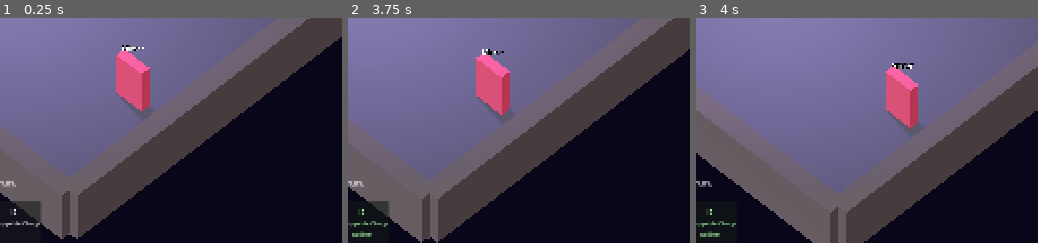
Above: before the commit, frames 1-3 (left to right).
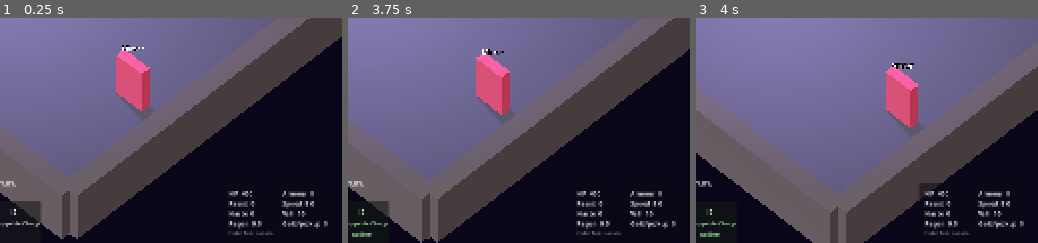
Above: after the commit, the same moments.

Repository: Ahadwen/Escape-v2
Game: Godot game, scene res://world/nexus/nexus.tscn
Two runs of this game, one before a commit and one after it. Both use one fixed random seed, a clock stepped at 60 frames per second and the inputs below.
Inputs (mouse positions are % of the whole screen's width and height, from its top left):
- Up to frame 1 (0.25 s): no input
- Up to frame 2 (3.75 s): tap Enter at 0.5 s; move the mouse to (67, 45) at 0.52 s; tap Tab (show_stats, bound only after the commit) at 0.6, 2.3 s; click (67, 45) at 0.67 s; click (67, 45) at 1.25 s; drag from (18, 55) to (36, 70) at 1.27 s; click (36, 70) at 2 s; move the mouse to (53, 28) at 2.02 s; tap W (ability_2) at 2.1 s; click (53, 28) at 2.17 s; click (53, 28) at 2.75 s; drag from (36, 70) to (6, 35) at 2.77 s; click (6, 35) at 3.5 s; move the mouse to (77, 65) at 3.52 s; tap R (ability_4) at 3.6 s; click (77, 65) at 3.67 s
- Up to frame 3 (4 s): tap Tab (show_stats, bound only after the commit) at 3.8 s
The pictures show only the part of the screen within x 50-100%, y 48-98%; the shares and areas given below are measured in that part.

The runs differ from the first frame. In frame 1, 1.5% of the frame differs, in the area x 66-96%, y 76-97%; in frame 2, 1.5%; in frame 3, 1.7%, in the area x 65-96%, y 73-97%.

Commit message:
Stats: corner grid always on, hold Tab for a detailed overlay
A small grid in the bottom-right shows HP, armour, resist, speed, haste,
Will, regen and gold per pickup. Holding Tab (gamepad Back) shows a
detailed overlay, also while paused and above everything: every stat and
what it is, HP, gold, cooldown multiplier, plus context from the scene
(level: level, time, threat and rate, danger, hunters/Shamblers on the
field, zone, Mirror choices, seed; safehouse and Nexus their own lines).
Tab is excluded from the inputs that unpause.

Co-Authored-By: Claude Opus 5.5 <noreply@anthropic.com>
Claude-Session: https://claude.ai/code/session_01MK2ViG6yW215fERvVJH3QP

Diff:
--- a/core/pause_controller.gd
+++ b/core/pause_controller.gd
@@ -14,6 +14,7 @@
 ## Actions that never count as "resume playing" input.
 const NON_GAMEPLAY_ACTIONS: Array[StringName] = [
 	InputActions.PAUSE,
+	InputActions.SHOW_STATS,
 	InputActions.DEBUG_CYCLE_SCHEME,
 	InputActions.DEBUG_SPAWN_ENEMY,
 	InputActions.DEBUG_GIVE_LOOT,
--- a/director/threat_director.gd
+++ b/director/threat_director.gd
@@ -82,6 +82,20 @@
 	var guess: Vector3 = player.global_position + Vector3(cos(angle), 0.0, sin(angle)) * 12.0
 	_spawn(entry, GroundNav.closest_point(map, guess))
 	print("Debug spawn: %s" % entry.enemy.display_name)
+
+
+## Hunters currently on the field (not the ambient Shamblers).
+func hunter_count() -> int:
+	return _alive_count()
+
+
+## Ambient enemies (Shamblers) currently around.
+func ambient_count() -> int:
+	var count: int = 0
+	for enemy: Enemy in _ambient:
+		if is_instance_valid(enemy):
+			count += 1
+	return count
 
 
 func alive_cost() -> float:
--- a/input/input_actions.gd
+++ b/input/input_actions.gd
@@ -33,6 +33,8 @@
 
 const INTERACT: StringName = &"interact"
 const PAUSE: StringName = &"pause"
+## Hold to see your stats and the run's details (works while paused).
+const SHOW_STATS: StringName = &"show_stats"
 
 # Aces. PC: keys 1-4 use ace stack 1-4 (in slot order).
 const USE_ACE_1: StringName = &"use_ace_1"
@@ -79,6 +81,7 @@
 	ABILITY_4,
 	INTERACT,
 	PAUSE,
+	SHOW_STATS,
 	USE_ACE_1,
 	USE_ACE_2,
 	USE_ACE_3,
--- a/project.godot
+++ b/project.godot
@@ -119,6 +119,12 @@
 Object(InputEventJoypadButton,"resource_local_to_scene":false,"resource_name":"","device":-1,"button_index":0,"pressure":0.0,"pressed":true,"script":null)
 ]
 }
+show_stats={
+"deadzone": 0.5,
+"events": [Object(InputEventKey,"resource_local_to_scene":false,"resource_name":"","device":-1,"window_id":0,"alt_pressed":false,"shift_pressed":false,"ctrl_pressed":false,"meta_pressed":false,"pressed":false,"keycode":0,"physical_keycode":4194306,"key_label":0,"unicode":0,"location":0,"echo":false,"script":null),
+Object(InputEventJoypadButton,"resource_local_to_scene":false,"resource_name":"","device":-1,"button_index":4,"pressure":0.0,"pressed":true,"script":null)
+]
+}
 pause={
 "deadzone": 0.5,
 "events": [Object(InputEventKey,"resource_local_to_scene":false,"resource_name":"","device":-1,"window_id":0,"alt_press …(196 unchanged characters)…
--- a/tests/unit/stats/test_new_stats.gd
+++ b/tests/unit/stats/test_new_stats.gd
@@ -56,6 +56,11 @@
 	alt.physical_keycode = KEY_ALT
 	alt.pressed = true
 	assert_false(PauseControllerScript.is_gameplay_press(alt), "Alt doesn't unpause")
+	var tab: InputEventKey = InputEventKey.new()
+	tab.physical_keycode = KEY_TAB
+	tab.pressed = true
+	assert_true(tab.is_action(InputActions.SHOW_STATS), "Tab shows stats")
+	assert_false(PauseControllerScript.is_gameplay_press(tab), "Tab doesn't unpause")
 	var motion: InputEventMouseMotion = InputEventMouseMotion.new()
 	assert_false(PauseControllerScript.is_gameplay_press(motion))
 	var stick: InputEventJoypadMotion = InputEventJoypadMotion.new()
--- /dev/null
+++ b/ui/hud/stats_hud.gd
@@ -0,0 +1,178 @@
+class_name StatsHud
+extends Control
+## Your stats at a glance in the bottom-right corner, and, while the
+## show-stats action is held (Tab / Back), a detailed overlay: every stat and
+## what it does, plus the run's context (time, threat, level, zone...) from
+## `context_source`. Works while paused; holding it never unpauses.
+
+const GRID_STATS: Array[StringName] = [
+	StatIds.MAX_HP,
+	StatIds.ARMOUR,
+	StatIds.ELEMENTAL_RESIST,
+	StatIds.MOVE_SPEED,
+	StatIds.ABILITY_HASTE,
+	StatIds.WILL,
+	StatIds.HP_REGEN,
+	StatIds.GOLD_PER_PICKUP,
+]
+const GRID_SHORT_NAMES: Dictionary[StringName, String] = {
+	StatIds.MAX_HP: "HP",
+	StatIds.ARMOUR: "Armour",
+	StatIds.ELEMENTAL_RESIST: "Resist",
+	StatIds.MOVE_SPEED: "Speed",
+	StatIds.ABILITY_HASTE: "Haste",
+	StatIds.WILL: "Will",
+	StatIds.HP_REGEN: "Regen",
+	StatIds.GOLD_PER_PICKUP: "Gold/pickup",
+}
+const REFRESH_INTERVAL: float = 0.25
+## The detailed overlay draws above everything (pause text, menus).
+const OVERLAY_LAYER: int = 50
+
+@export var player: Player
+## Optional. A node with `stats_context() -> PackedStringArray` (the level,
+## safehouse or Nexus), whose lines head the detailed overlay.
+@export var context_source: Node
+
+var _grid_labels: Array[Label] = []
+var _overlay: PanelContainer
+var _run_text: Label
+var _stats_text: Label
+var _refresh: float = 0.0
+
+
+func _ready() -> void:
+	process_mode = Node.PROCESS_MODE_ALWAYS
+	mouse_filter = Control.MOUSE_FILTER_IGNORE
+	set_anchors_and_offsets_preset(Control.PRESET_FULL_RECT)
+	_build_grid()
+	_build_overlay()
+
+
+func _process(delta: float) -> void:
+	if player == null or not is_instance_valid(player):
+		return
+	var held: bool = Input.is_action_pressed(InputActions.SHOW_STATS)
+	if held != _overlay.visible:
+		_overlay.visible = held
+		_refresh = 0.0
+	_refresh -= delta
+	if _refresh > 0.0:
+		return
+	_refresh = REFRESH_INTERVAL
+	_update_grid()
+	if _overlay.visible:
+		_update_overlay()
+
+
+## Text for one stat's value ("8.0", "25").
+static func format_value(stat: StringName, value: float) -> String:
+	if stat == StatIds.MOVE_SPEED or stat == StatIds.HP_REGEN:
+		return "%.1f" % value
+	if stat == StatIds.ABILITY_DURATION:
+		return "+%d%%" % roundi(value * 100.0)
+	return str(roundi(value))
+
+
+## The Mirror options brought on this run, as one line.
+static func mirror_line() -> String:
+	var names: PackedStringArray = PackedStringArray()
+	for option: MirrorOption in MetaProgress.chosen_options():
+		names.append(option.display_name)
+	return "Mirror  %s" % (", ".join(names) if not names.is_empty() else "nothing")
+
+
+func _value(stat: StringName) -> float:
+	return player.stats.get_value(stat) if player.stats.block.has_base(stat) else 0.0
+
+
+func _build_grid() -> void:
+	var panel: PanelContainer = PanelContainer.new()
+	panel.mouse_filter = Control.MOUSE_FILTER_IGNORE
+	panel.set_anchors_and_offsets_preset(Control.PRESET_BOTTOM_RIGHT)
+	panel.grow_horizontal = Control.GROW_DIRECTION_BEGIN
+	panel.grow_vertical = Control.GROW_DIRECTION_BEGIN
+	panel.position -= Vector2(16, 16)
+	panel.add_theme_stylebox_override("panel", _panel_style(0.55))
+	add_child(panel)
+	var grid: GridContainer = GridContainer.new()
+	grid.columns = 2
+	grid.add_theme_constant_override("h_separation", 18)
+	grid.add_theme_constant_override("v_separation", 2)
+	panel.add_child(grid)
+	for stat: StringName in GRID_STATS:
+		var label: Label = Label.new()
+		label.add_theme_font_size_override("font_size", 13)
+		grid.add_child(label)
+		_grid_labels.append(label)
+	var hint: Label = Label.new()
+	hint.text = "Hold Tab: details"
+	hint.add_theme_font_size_override("font_size", 11)
+	hint.modulate = Color(1, 1, 1, 0.55)
+	grid.add_child(hint)
+
+
+func _update_grid() -> void:
+	for i: int in GRID_STATS.size():
+		var stat: StringName = GRID_STATS[i]
+		_grid_labels[i].text = "%s  %s" % [GRID_SHORT_NAMES[stat], format_value(stat, _value(stat))]
+
+
+func _build_overlay() -> void:
+	_overlay = PanelContainer.new()
+	_overlay.visible = false
+	_overlay.mouse_filter = Control.MOUSE_FILTER_IGNORE
+	_overlay.set_anchors_and_offsets_preset(Control.PRESET_CENTER)
+	_overlay.grow_horizontal = Control.GROW_DIRECTION_BOTH
+	_overlay.grow_vertical = Control.GROW_DIRECTION_BOTH
+	_overlay.add_theme_stylebox_override("panel", _panel_style(0.94))
+	var layer: CanvasLayer = CanvasLayer.new()
+	layer.layer = OVERLAY_LAYER
+	add_child(layer)
+	var full: Control = Control.new()
+	full.mouse_filter = Control.MOUSE_FILTER_IGNORE
+	full.set_anchors_and_offsets_preset(Control.PRESET_FULL_RECT)
+	layer.add_child(full)
+	full.add_child(_overlay)
+	var columns: HBoxContainer = HBoxContainer.new()
+	columns.add_theme_constant_override("separation", 40)
+	_overlay.add_child(columns)
+	_run_text = _overlay_label(columns)
+	_stats_text = _overlay_label(columns)
+
+
+func _overlay_label(parent: Control) -> Label:
+	var label: Label = Label.new()
+	label.add_theme_font_size_override("font_size", 16)
+	label.custom_minimum_size = Vector2(360, 0)
+	parent.add_child(label)
+	return label
+
+
+func _update_overlay() -> void:
+	var run: PackedStringArray = PackedStringArray()
+	if context_source != null and context_source.has_method(&"stats_context"):
+		run = context_source.call(&"stats_context")
+	var hp: String = (
+		"%d / %d" % [roundi(player.health.pool.current), roundi(player.health.pool.maximum)]
+	)
+	run.append("")
+	run.append("HP  %s" % hp)
+	run.append("Gold  %d" % player.wallet.gold)
+	run.append("Cooldowns  x%.2f" % StatIds.haste_multiplier(_value(StatIds.ABILITY_HASTE)))
+	_run_text.text = "\n".join(run)
+	var lines: PackedStringArray = PackedStringArray(["Stats", ""])
+	for stat: StringName in StatIds.DISPLAY_NAMES:
+		var value: float = _value(stat)
+		if value == 0.0 and not stat in GRID_STATS:
+			continue
+		lines.append("%s  %s" % [format_value(stat, value), StatIds.DISPLAY_NAMES[stat]])
+	_stats_text.text = "\n".join(lines)
+
+
+func _panel_style(alpha: float) -> StyleBoxFlat:
+	var style: StyleBoxFlat = StyleBoxFlat.new()
+	style.bg_color = Color(0.04, 0.04, 0.08, alpha)
+	style.set_corner_radius_all(6)
+	style.set_content_margin_all(12)
+	return style
--- a/world/levels/level.gd
+++ b/world/levels/level.gd
@@ -226,3 +226,27 @@
 		var slot: int = _player.cards.first_empty_slot()
 		if card != null and slot != -1:
 			_player.cards.set_stack(slot, CardStack.new(card))
+
+
+## Run details for the stats overlay (hold Tab).
+func stats_context() -> PackedStringArray:
+	var profile: ThreatProfile = _director.profile
+	var threat: float = _director.threat
+	var lines: PackedStringArray = PackedStringArray()
+	lines.append("Level %d of %d" % [RunState.level_index + 1, RunState.LEVEL_COUNT])
+	lines.append("Time  %s" % RunInfo.format_time(_director.elapsed))
+	lines.append("Threat  %.1f  (+%.2f a minute)" % [threat, profile.level_threat_per_minute()])
+	lines.append(
+		(
+			"Danger  damage x%.2f, speed x%.2f"
+			% [profile.damage_multiplier_for(threat), profile.speed_multiplier_for(threat)]
+		)
+	)
+	lines.append(
+		"Hunters  %d  (+%d Shamblers)" % [_director.hunter_count(), _director.ambient_count()]
+	)
+	if theme != null and theme.zone != null:
+		lines.append("Zone  %s (%d%%)" % [theme.zone.display_name, roundi(theme.intensity * 100.0)])
+	lines.append(StatsHud.mirror_line())
+	lines.append("Seed  %d" % RunState.run_seed)
+	return lines
--- a/world/levels/level.tscn
+++ b/world/levels/level.tscn
@@ -32,6 +32,7 @@
 [ext_resource type="Script" path="res://ui/hud/interact_prompt.gd" id="29_prompt"]
 [ext_resource type="Script" path="res://ui/debug/debug_card_picker.gd" id="30_picker"]
 [ext_resource type="Script" path="res://world/hazards/hazard_spawner.gd" id="31_hazards"]
+[ext_resource type="Script" path="res://ui/hud/stats_hud.gd" id="90_stats_hud"]
 
 [sub_resource type="Environment" id="Environment_level"]
 background_mode = 1
@@ -109,6 +110,19 @@
 aim_origin = NodePath("../Player")
 
 [node name="HUD" type="CanvasLayer" parent="."]
+
+
+[node name="StatsHud" type="Control" parent="HUD" node_paths=PackedStringArray("player", "context_source")]
+layout_mode = 3
+anchors_preset = 15
+anchor_right = 1.0
+anchor_bottom = 1.0
+grow_horizontal = 2
+grow_vertical = 2
+mouse_filter = 2
+script = ExtResource("90_stats_hud")
+player = NodePath("../../Player")
+context_source = NodePath("../..")
 
 [node name="PoiIndicators" type="Control" parent="HUD"]
 layout_mode = 3
--- a/world/nexus/nexus.gd
+++ b/world/nexus/nexus.gd
@@ -69,3 +69,13 @@
 func _on_armory_closed() -> void:
 	if MetaProgress.selected_character() != _player.character:
 		get_tree().reload_current_scene()
+
+
+## Details for the stats overlay (hold Tab).
+func stats_context() -> PackedStringArray:
+	var lines: PackedStringArray = PackedStringArray(["The Nexus"])
+	lines.append("Playing as  %s" % _player.character.display_name)
+	lines.append(StatsHud.mirror_line())
+	if not RunState.last_result.is_empty():
+		lines.append("Last run  %s" % RunState.last_result)
+	return lines
--- a/world/nexus/nexus.tscn
+++ b/world/nexus/nexus.tscn
@@ -13,6 +13,7 @@
 [ext_resource type="PackedScene" path="res://world/safehouse/station.tscn" id="19_station"]
 [ext_resource type="Script" path="res://ui/nexus/mirror_screen.gd" id="20_mirror"]
 [ext_resource type="Script" path="res://ui/nexus/armory_screen.gd" id="21_armory"]
+[ext_resource type="Script" path="res://ui/hud/stats_hud.gd" id="90_stats_hud"]
 
 [sub_resource type="Environment" id="Environment_nexus"]
 background_mode = 1
@@ -172,6 +173,19 @@
 
 [node name="HUD" type="CanvasLayer" parent="."]
 
+
+[node name="StatsHud" type="Control" parent="HUD" node_paths=PackedStringArray("player", "context_source")]
+layout_mode = 3
+anchors_preset = 15
+anchor_right = 1.0
+anchor_bottom = 1.0
+grow_horizontal = 2
+grow_vertical = 2
+mouse_filter = 2
+script = ExtResource("90_stats_hud")
+player = NodePath("../../Player")
+context_source = NodePath("../..")
+
 [node name="InteractPrompt" type="Label" parent="HUD" node_paths=PackedStringArray("player")]
 script = ExtResource("12_prompt")
 player = NodePath("../../Player")
--- a/world/safehouse/safehouse_lobby.gd
+++ b/world/safehouse/safehouse_lobby.gd
@@ -71,3 +71,14 @@
 		return
 	RunState.level_index += 1
 	get_tree().change_scene_to_file(RunState.LEVEL_SCENE)
+
+
+## Run details for the stats overlay (hold Tab).
+func stats_context() -> PackedStringArray:
+	var lines: PackedStringArray = PackedStringArray()
+	lines.append(
+		"Safehouse after level %d of %d" % [RunState.level_index + 1, RunState.LEVEL_COUNT]
+	)
+	lines.append(StatsHud.mirror_line())
+	lines.append("Seed  %d" % RunState.run_seed)
+	return lines
--- a/world/safehouse/safehouse_lobby.tscn
+++ b/world/safehouse/safehouse_lobby.tscn
@@ -19,6 +19,7 @@
 [ext_resource type="Resource" path="res://core/economy/default_economy.tres" id="17_economy"]
 [ext_resource type="Resource" path="res://items/data/card_library.tres" id="18_library"]
 [ext_resource type="PackedScene" path="res://world/safehouse/station.tscn" id="19_station"]
+[ext_resource type="Script" path="res://ui/hud/stats_hud.gd" id="90_stats_hud"]
 
 [sub_resource type="Environment" id="Environment_lobby"]
 background_mode = 1
@@ -175,6 +176,19 @@
 
 [node name="HUD" type="CanvasLayer" parent="."]
 
+
+[node name="StatsHud" type="Control" parent="HUD" node_paths=PackedStringArray("player", "context_source")]
+layout_mode = 3
+anchors_preset = 15
+anchor_right = 1.0
+anchor_bottom = 1.0
+grow_horizontal = 2
+grow_vertical = 2
+mouse_filter = 2
+script = ExtResource("90_stats_hud")
+player = NodePath("../../Player")
+context_source = NodePath("../..")
+
 [node name="InteractPrompt" type="Label" parent="HUD" node_paths=PackedStringArray("player")]
 script = ExtResource("12_prompt")
 player = NodePath("../../Player")
Not shown, added: ui/hud/stats_hud.gd.uid
